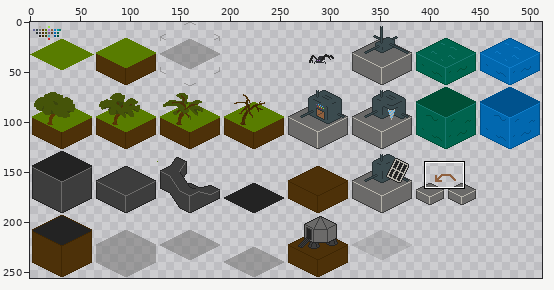
File history of a sprite sheet, assets/image/tileset.png. The first picture is a wide view before the edit; the outline marks the close-up.
Close-up. The starting point:
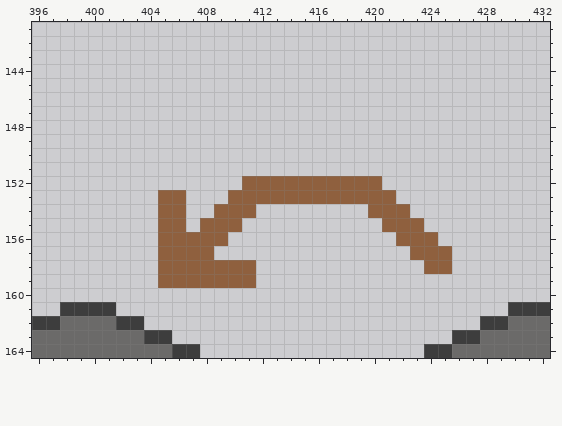
The file is 512x256 pixels. Colours within 5 levels of each other are drawn and written as one. Shown: x 396..432, y 141..164. The commit also changed other parts of the picture, which this record leaves out.
The result:
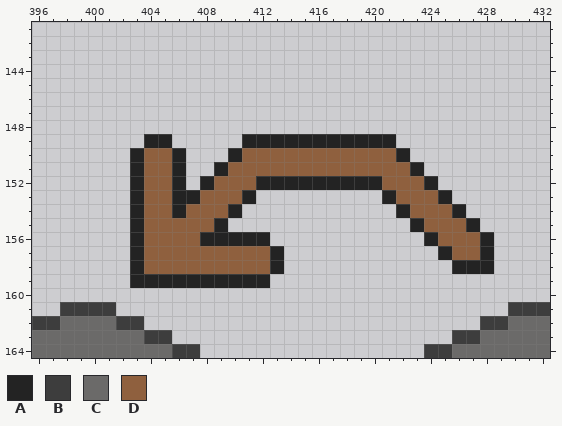
Palette (. is transparent): A #232323  B #3d3d3d  C #6b6a69  D #8f603e
Change:
Changed rows in their new state; - is an unchanged pixel.
first column x 403:
149 -AA-----AAAAAAAAAAA-------
150 ADDA---ADDDDDDDDDDDA------
151 ADDA--ADDDDDDDDDDDDDA-----
152 ADDA-ADD-AAAAAAAAADDDA----
153 AD-AADD-A.........ADDDA---
154 AD-ADD-A.--------..ADDDA--
155 AD--D-A.----------..ADDDA-
156 AD---AAAAA---------..ADDDA
157 AD----DDDDA---------..ADDA
158 AD-------DA----------..AAA
159 AAAAAAAAAA----------------
